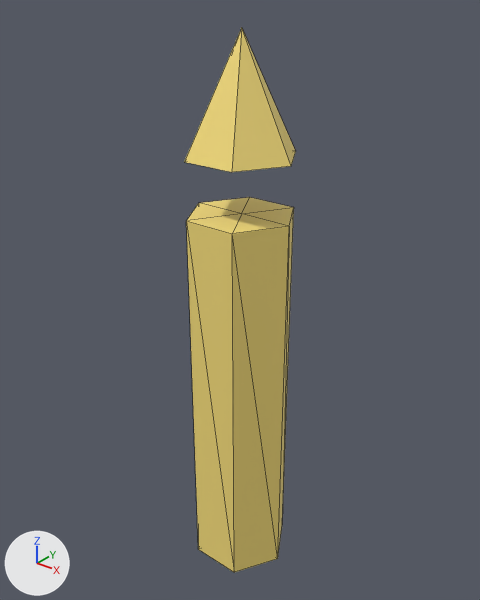
The glTF model public/studio/v2.15.0/d_pencil/model.glb as it was, and as the next commit left it.
Rendered twice from a 50 mm lens placed at (2.75, -3.46, 2.98), pointed at (-0.07, 0.07, 0.79). The axes (+X, +Y, +Z) are drawn at lower left. The lights are the same throughout. The older version comes first. Mesh edges are drawn as thin lines. Where no turn or scale is listed for an object, it has been applied to the vertices.

In view in the first picture: 'part0', 'part1'.
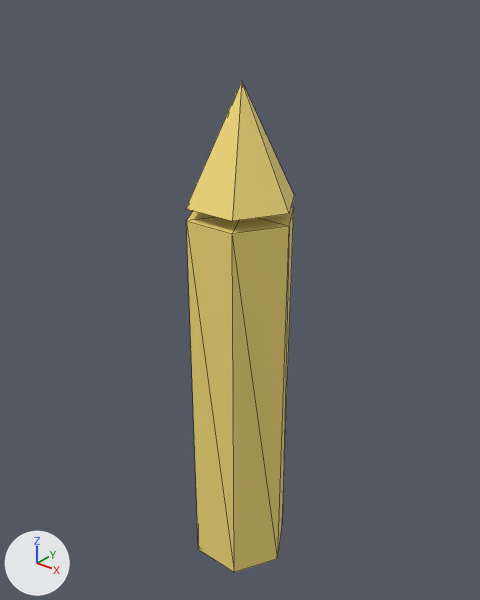
Boxes (x1, y1, x2, y2) around the edits, measured in the pictures (480 x 600 px):
'part1', moved: before (184, 28, 296, 172); after (186, 81, 294, 221)

The change in detail:
me_geometry_1 is used by ob_part1; location (0.0, 0.0, 0.0).
me_geometry_1 had 8 vertices, 12 faces and spanned x -0.4..0.4, y -0.346..0.346, z 1.9..2.7.
me_geometry_1 now has 8 vertices, 12 faces and spans x -0.4..0.4, y -0.346..0.346, z 1.585..2.385.
me_geometry_1 part 1: the whole mesh is moved by (0.0, 0.0, -0.315).
